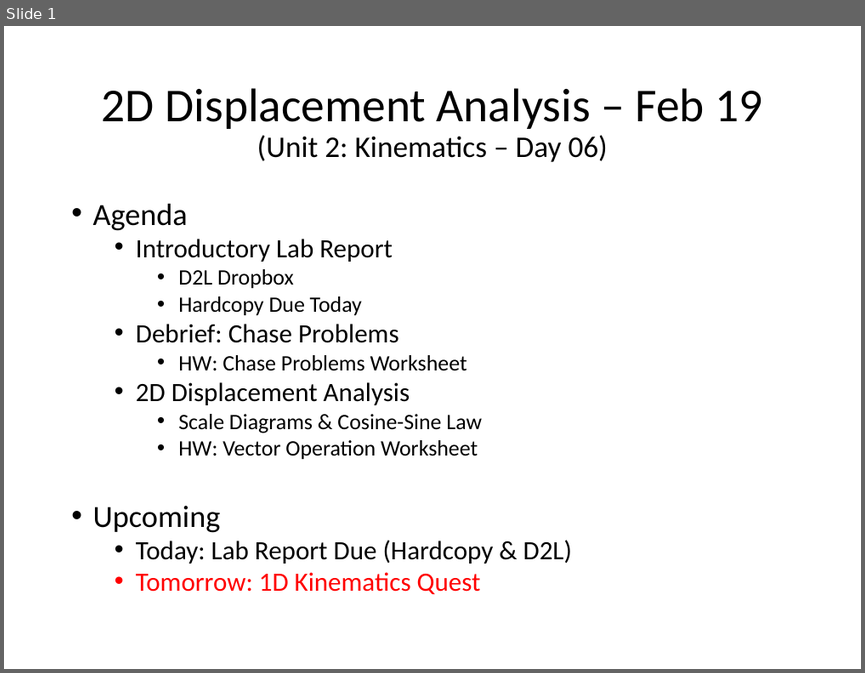
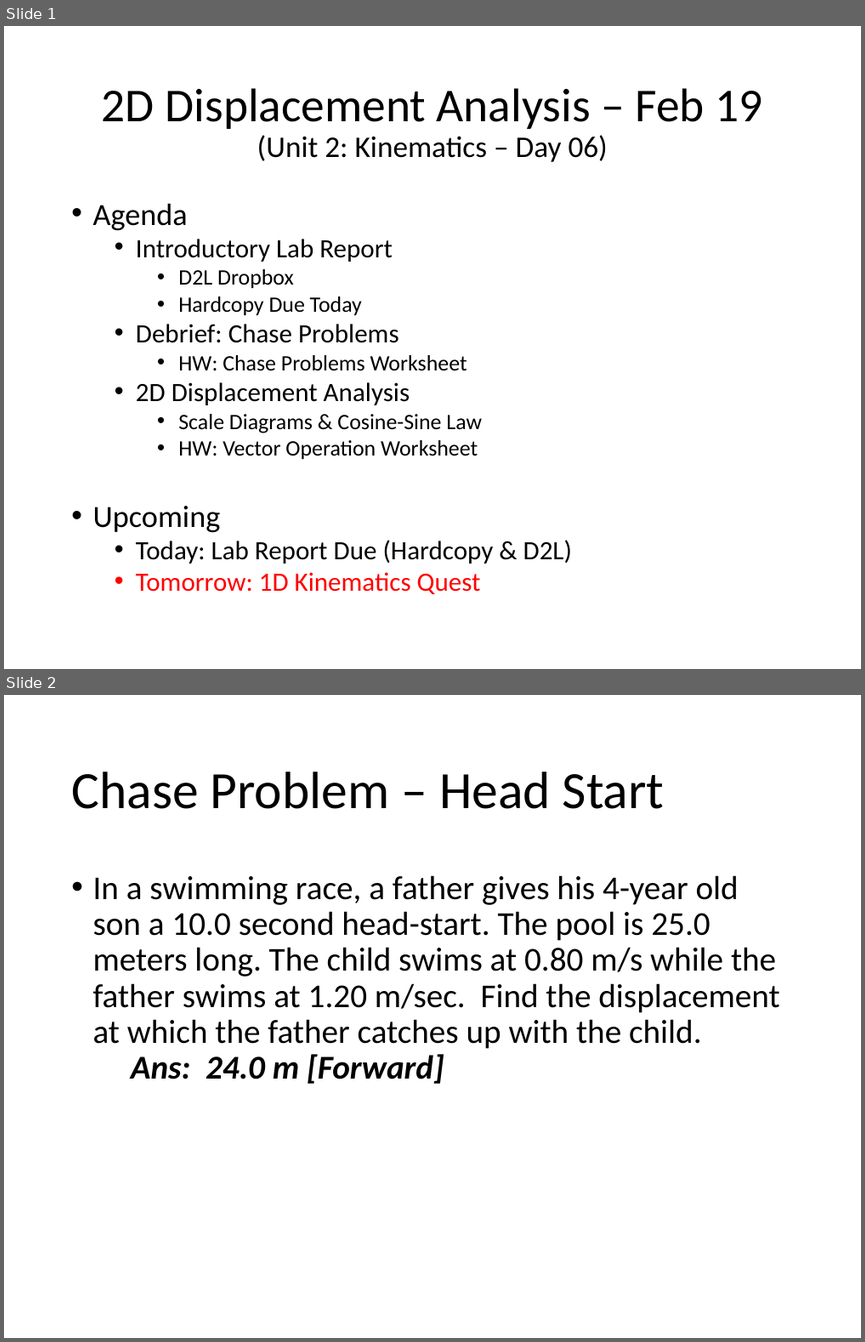
Before and after one commit to Greg5519/SPH4U0, a slide deck: Daily Agendas/Day3.3 Displacement2D.pptx. Shown one above the other, each under a label of ours: slide 1 before the commit, slides 1 and 2 after it. The pictures are 865x673 and 865x1342 pixels, drawn with LibreOffice and Linux fonts; fonts in the diff are those of the drawing. Boxes give left, top, right and bottom in pixels: in the first picture for what was removed or moved away, otherwise in the second. Text is boxed around its words. In the diff, an @@ line names an element or a change of style, - is before the commit and + after.

```diff
--- a/Daily Agendas/Day3.3 Displacement2D.pptx
+++ b/Daily Agendas/Day3.3 Displacement2D.pptx
@@ slide 2 added at (4,695,861,1338), background #FFFFFF @@
@@ title added at (71,771,664,809), 44 pt, text #000000 @@
+Chase Problem – Head Start
@@ text added at (93,875,779,1083), 28 pt, text #000000 @@
+• In a swimming race, a father gives his 4-year old son a 10.0 second head-start. The pool is 25.0 meters long. The child swims at 0.80 m/s while the father swims at 1.20 m/sec. Find the displacement at which the father catches up with the child. Ans: 24.0 m [Forward]
```
Also in this commit, not shown: 2 other files.
